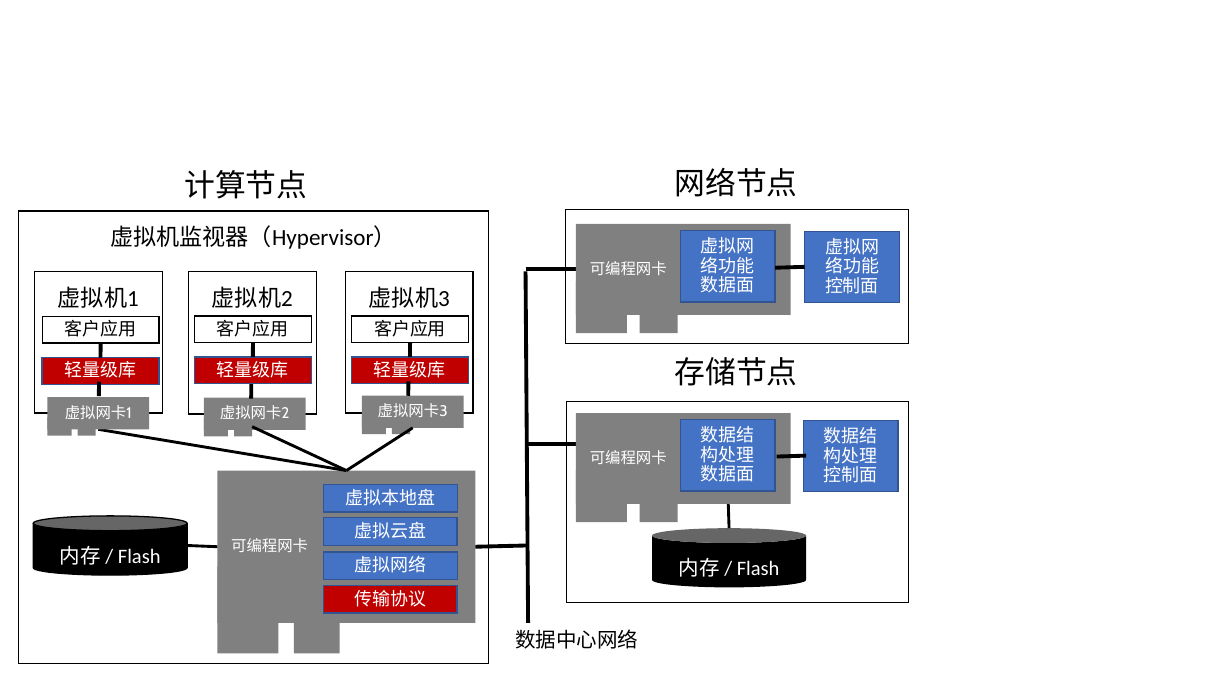
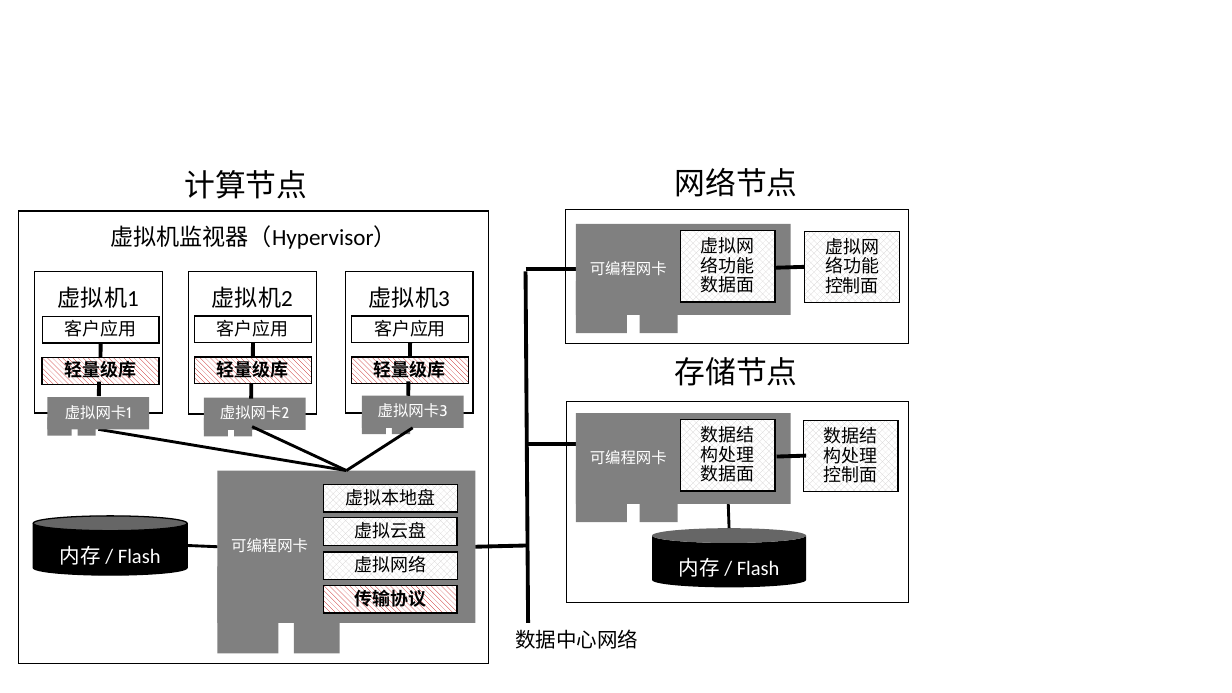
Before and after one commit to bojieli/thesis, a slide deck: slide 1 of chapters/socksdirect/images/sys_arch.pptx. Drawn at 1232x693 pixels with LibreOffice and Linux fonts; fonts in the diff are those of the drawing. Boxes give left, top, right and bottom in pixels: in the first picture for what was removed or moved away, otherwise in the second. Text is boxed around its words. In the diff, an @@ line names an element or a change of style, - is before the commit and + after.

```diff
--- a/chapters/socksdirect/images/sys_arch.pptx
+++ b/chapters/socksdirect/images/sys_arch.pptx
@@ text colour #FFFFFF to #000000; fill #4472C4 to pattern #D0CECE on #FFFFFF; outline #325491 1 pt to #000000 1 pt in 7 elements at box(323, 484, 457, 512), box(323, 518, 457, 545), box(323, 552, 457, 579), box(681, 231, 775, 302), box(805, 231, 899, 302), box(681, 420, 775, 491), box(803, 421, 897, 492) @@
@@ text colour #FFFFFF to #000000, bold on; fill #C00000 to pattern #C00000 on #FFFFFF; outline #325491 1 pt to #000000 1 pt in 4 elements at box(43, 358, 160, 384), box(194, 358, 311, 384), box(351, 358, 469, 384), box(323, 585, 457, 613) @@
```
Also in this commit, not shown: 11 other files.
